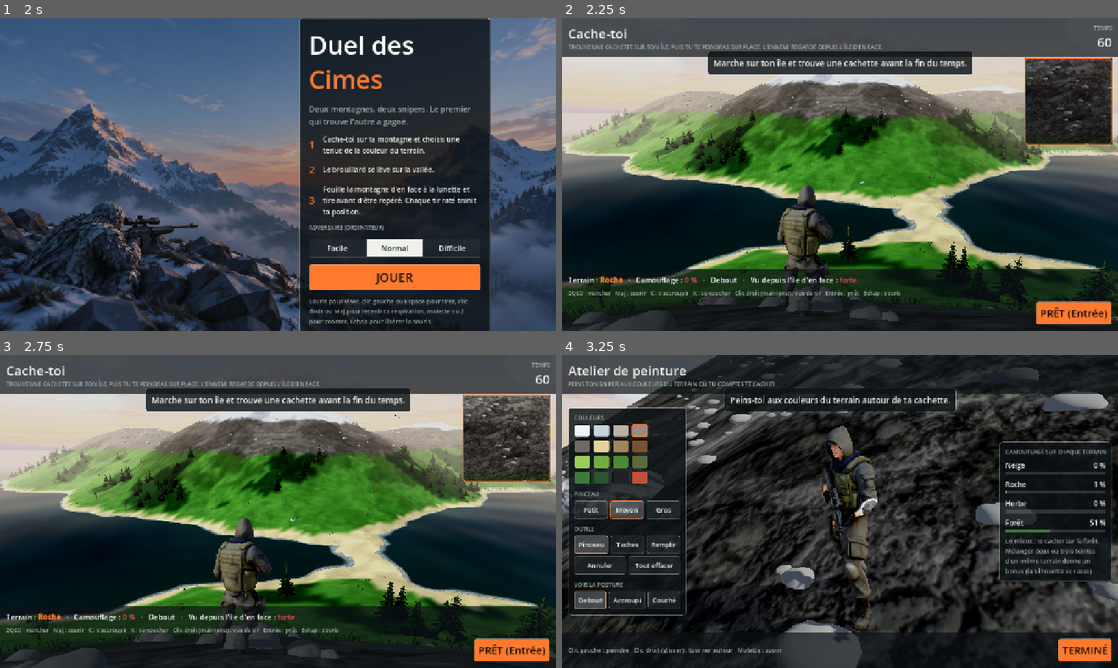
Above: before the commit, frames 1-4 (two rows, left to right).
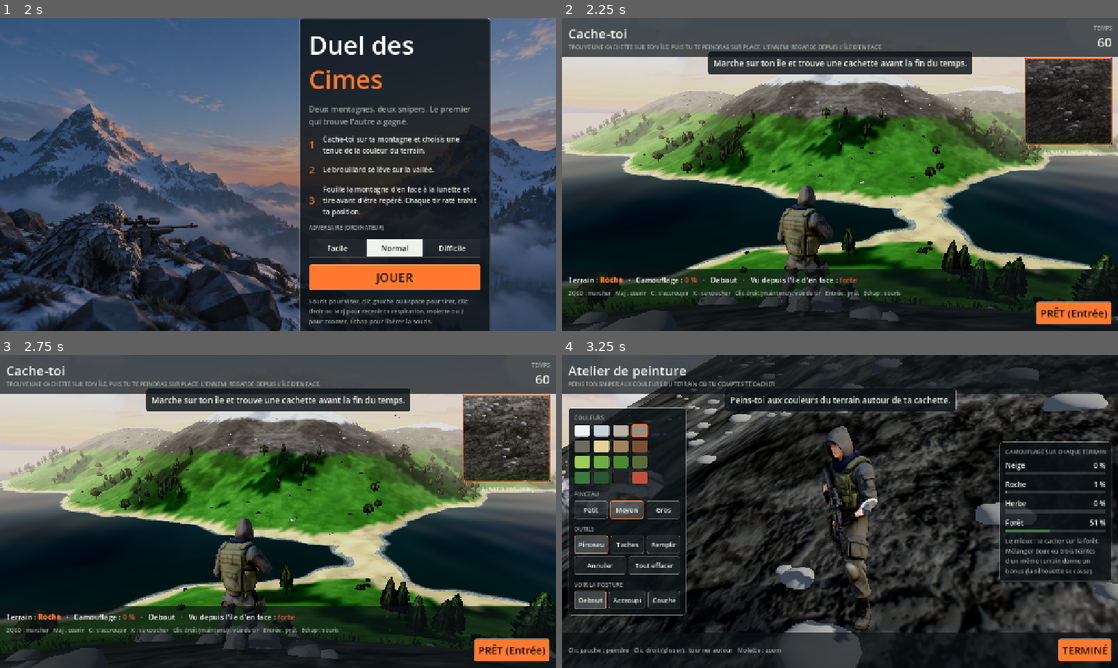
Above: after the commit, the same moments.

Repository: okidogestion-cmd/montaigneview
Game: Godot game, scene res://scenes/main.tscn
The game is run twice, just before and just after one commit, with the same random seed, the same clock (stepped at 60 frames per second) and the same inputs.
Inputs (mouse positions are in pixels of both pictures, inside the frame that each line leads up to):
- Up to frame 1 (2 s): click "Normal" at 0.5 s; click "Normal" at 1.25 s
- Up to frame 2 (2.25 s): click "JOUER" at 2 s
- Up to frame 3 (2.75 s): no input
- Up to frame 4 (3.25 s): tap Enter at 2.75 s; move the mouse to (867, 511) at 2.77 s; hold W from 2.78 s (still down); tap C at 2.85 s; click (867, 511) at 2.92 s; tap Space at 3.02 s

Frame 1 is identical in both runs. In frame 2, 2.4% of the frame differs, in the area x 1-100%, y 28-96%; in frame 3, 2.3%; in frame 4, nothing differs.

Commit message:
Arbres photo du « tree pack » : sapins, feuillus et buissons plus réalistes et plus légers
- art/arbres/ : 3 sapins, 2 feuillus, 2 buissons (tronc + cartes croisées), photos agrandies
  à 256 px aux contours adoucis, luminosité égalisée ; pack complet dans sources/tree_pack_1.1/
- world.gd : PACK_TREES, _pack_tree (normales en boule, bas plus sombre), _inst_mixed
- les anciens arbres dessinés par programme et leurs textures sont retirés

Co-Authored-By: Claude Opus 5.5 <noreply@anthropic.com>
Claude-Session: https://claude.ai/code/session_013pbjtdffyqQrrwE9QtYc6X

Diff:
--- a/game/scripts/vegetation.gd
+++ b/game/scripts/vegetation.gd
@@ -1,8 +1,6 @@
 extends RefCounted
-## Végétation façon jeux PS3 : arbres et buissons faits de cartes texturées (aiguilles, feuilles)
-## autour d'un tronc d'écorce. Les normales des cartes pointent hors de la couronne (« en boule »)
-## pour un éclairage doux, et la couleur de sommet assombrit le cœur et le bas (occlusion).
-## Chaque maillage a deux surfaces : 0 écorce, 1 feuillage (matériaux posés par world.gd).
+## Petite végétation en cartes texturées : touffes d'herbe et de fleurs (matériaux posés par world.gd).
+## Les arbres et buissons sont les modèles photo de art/arbres/ (world.gd → PACK_TREES).
 
 class Surf:
 	var v := PackedVector3Array()
@@ -32,127 +30,6 @@
 		mesh.add_surface_from_arrays(Mesh.PRIMITIVE_TRIANGLES, arrays)
 
 
-## Tronc conique, écorce répétée verticalement.
-static func _trunk(s: Surf, base: Vector3, top: Vector3, r0: float, r1: float, segs: int) -> void:
-	var axis := (top - base)
-	var up := axis.normalized()
-	var side := up.cross(Vector3.FORWARD if absf(up.dot(Vector3.FORWARD)) < 0.9 else Vector3.RIGHT).normalized()
-	var fwd := up.cross(side)
-	var length_m := axis.length()
-	var first := s.v.size()
-	for i in segs + 1:
-		var a := TAU * i / segs
-		var dir := side * cos(a) + fwd * sin(a)
-		s.vert(base + dir * r0, dir, Vector2(float(i) / segs * 2.0, 0.0), 0.55)
-		s.vert(top + dir * r1, dir, Vector2(float(i) / segs * 2.0, -length_m / 2.0), 1.0)
-	for i in segs:
-		var k := first + i * 2
-		s.quad(k, k + 1, k + 3, k + 2)
-
-
-## Épicéa (≈ 8,5 m) : un tronc et des étages de branches qui retombent, plus petits vers la pointe.
-static func spruce(seed: int) -> ArrayMesh:
-	var r := RandomNumberGenerator.new()
-	r.seed = seed
-	var H := 8.5
-	var bark := Surf.new()
-	var leaf := Surf.new()
-	_trunk(bark, Vector3.ZERO, Vector3(0, H, 0), 0.3, 0.04, 7)
-	var crown := Vector3(0, H * 0.42, 0)
-	var whorls := 13
-	for k in whorls:
-		var t := float(k) / (whorls - 1)
-		var y := 1.2 + t * (H - 1.5) + r.randf_range(-0.12, 0.12)
-		var L := lerpf(2.7, 0.5, pow(t, 0.85)) * r.randf_range(0.9, 1.1)
-		var count := 6 if t < 0.55 else (5 if t < 0.85 else 4)
-		var phase := r.randf() * TAU
-		for j in count:
-			var a := phase + TAU * j / count + r.randf_range(-0.25, 0.25)
-			var dir := Vector3(cos(a), 0, sin(a))
-			var droop := -0.32 - t * 0.12 + r.randf_range(-0.08, 0.08)
-			var root := Vector3(0, y, 0) + dir * 0.08
-			var tip := root + (dir * cos(droop) + Vector3.UP * sin(droop)) * L
-			var flat := Vector3(-dir.z, 0, dir.x) * L * 0.27
-			# Deux cartes par branche, inclinées en V autour de l'axe : la branche a du volume vu de près.
-			for tilt in [0.45, -0.45]:
-				var side := flat.rotated(dir, tilt)
-				var pts := [root - side * 0.35, root + side * 0.35, tip + side, tip - side]
-				var uvs := [Vector2(0, 0), Vector2(0, 1), Vector2(1, 1), Vector2(1, 0)]
-				var ids := []
-				for q in 4:
-					var p: Vector3 = pts[q]
-					var nrm := (p - crown).normalized().lerp(Vector3.UP, 0.35).normalized()
-					var shade := lerpf(0.55, 1.0, t) * (0.72 if q < 2 else 1.0)
-					ids.append(leaf.vert(p, nrm, uvs[q], shade))
-				leaf.quad(ids[0], ids[1], ids[2], ids[3])
-	# Pointe : deux cartes croisées verticales.
-	for a in [0.0, PI / 2]:
-		var dir := Vector3(cos(a), 0, sin(a)) * 0.35
-		var y0 := H - 1.4
-		var ids := []
-		for q in 4:
-			var p: Vector3 = [Vector3(0, y0, 0) - dir, Vector3(0, y0, 0) + dir, Vector3(0, H + 0.3, 0) + dir * 0.3, Vector3(0, H + 0.3, 0) - dir * 0.3][q]
-			ids.append(leaf.vert(p, (p - crown).normalized(), [Vector2(0, 0), Vector2(0, 1), Vector2(1, 1), Vector2(1, 0)][q], 1.0))
-		leaf.quad(ids[0], ids[1], ids[2], ids[3])
-	var mesh := ArrayMesh.new()
-	bark.add_to(mesh)
-	leaf.add_to(mesh)
-	return mesh
-
-
-## Bouquets de feuilles répartis dans un volume (couronne d'arbre ou buisson).
-static func _leaf_cloud(s: Surf, r: RandomNumberGenerator, center: Vector3, radii: Vector3, count: int, size: Vector2) -> void:
-	for i in count:
-		var dir := Vector3(r.randfn(), r.randfn() * 0.8, r.randfn()).normalized()
-		var p := center + dir * radii * r.randf_range(0.45, 1.0)
-		var outward := (p - center).normalized()
-		var u := outward.cross(Vector3.UP if absf(outward.y) < 0.95 else Vector3.RIGHT).normalized()
-		u = u.rotated(outward, r.randf() * TAU)
-		var w := outward.cross(u)
-		var sz := r.randf_range(size.x, size.y) / 2.0
-		var ids := []
-		var corners := [-u - w, u - w, u + w, -u + w]
-		var uvs := [Vector2(0, 0), Vector2(1, 0), Vector2(1, 1), Vector2(0, 1)]
-		for q in 4:
-			var cp: Vector3 = p + corners[q] * sz
-			var nrm := (cp - center).normalized().lerp(Vector3.UP, 0.25).normalized()
-			var depth := clampf((cp - center).length() / radii.length() * 1.6, 0.0, 1.0)
-			var shade := lerpf(0.5, 1.0, depth) * lerpf(0.75, 1.0, clampf((cp.y - center.y + radii.y) / (2.0 * radii.y), 0.0, 1.0))
-			ids.append(s.vert(cp, nrm, uvs[q], shade))
-		s.quad(ids[0], ids[1], ids[2], ids[3])
-
-
-## Feuillu (≈ 6 m) : tronc, trois grosses branches et une couronne de bouquets de feuilles.
-static func broadleaf(seed: int) -> ArrayMesh:
-	var r := RandomNumberGenerator.new()
-	r.seed = seed
-	var bark := Surf.new()
-	var leaf := Surf.new()
-	_trunk(bark, Vector3.ZERO, Vector3(0, 3.2, 0), 0.32, 0.2, 7)
-	for i in 3:
-		var a := TAU * i / 3.0 + r.randf()
-		_trunk(bark, Vector3(0, 2.9, 0), Vector3(cos(a) * 1.3, 4.8, sin(a) * 1.3), 0.17, 0.06, 5)
-	_leaf_cloud(leaf, r, Vector3(0, 5.0, 0), Vector3(2.5, 1.9, 2.5), 46, Vector2(1.6, 2.4))
-	var mesh := ArrayMesh.new()
-	bark.add_to(mesh)
-	leaf.add_to(mesh)
-	return mesh
-
-
-## Buisson (≈ 1,6 m) : seulement des feuilles, posé au sol.
-static func bush(seed: int) -> ArrayMesh:
-	var r := RandomNumberGenerator.new()
-	r.seed = seed
-	var bark := Surf.new()
-	var leaf := Surf.new()
-	_trunk(bark, Vector3.ZERO, Vector3(0, 0.5, 0), 0.08, 0.05, 4)
-	_leaf_cloud(leaf, r, Vector3(0, 0.75, 0), Vector3(1.35, 0.85, 1.35), 22, Vector2(1.0, 1.5))
-	var mesh := ArrayMesh.new()
-	bark.add_to(mesh)
-	leaf.add_to(mesh)
-	return mesh
-
-
 ## Touffe d'herbe (ou de fleurs) : trois cartes verticales croisées, la texture debout.
 static func tuft(width: float, height: float) -> ArrayMesh:
 	var s := Surf.new()
--- a/game/scripts/world.gd
+++ b/game/scripts/world.gd
@@ -44,9 +44,6 @@
 var _grass_fields: Array[MultiMeshInstance3D] = []
 var _outline: ShaderMaterial
 var _rock_mesh: Mesh
-var _bush_mesh: Mesh
-var _pine_mesh: Mesh
-var _round_tree_mesh: Mesh
 var _log_mesh: Mesh
 var _foliage_mats: Array[ShaderMaterial] = []   # feuillage et écorce : effacés près de la caméra
 var near_fade := 0.0                            # rayon actuel de cet effacement (m)
@@ -227,13 +224,12 @@
 	st.create_from(rmesh, 0)
 	st.generate_normals()
 	_rock_mesh = st.commit()
-	# Végétation réaliste (vegetation.gd) : cartes d'aiguilles et de feuilles autour d'un tronc d'écorce.
-	_pine_mesh = VEG.spruce(11)
-	_veg_materials(_pine_mesh, "vege_sapin.png", Color("#d8e4d0"), 0.12, 8.0, 0.25)
-	_round_tree_mesh = VEG.broadleaf(23)
-	_veg_materials(_round_tree_mesh, "vege_feuilles.png", Color.WHITE, 0.1, 6.0, 0.4)
-	_bush_mesh = VEG.bush(37)
-	_veg_materials(_bush_mesh, "vege_feuilles.png", Color("#c9d6b8"), 0.05, 1.5, 0.35)
+	# Arbres et buissons photo (art/arbres/) : plusieurs modèles par sorte, mélangés dans le décor.
+	for kind in PACK_TREES:
+		var meshes: Array[Mesh] = []
+		for t in PACK_TREES[kind]:
+			meshes.append(_pack_tree(t[0], t[1], t[2], t[3]))
+		_tree_meshes[kind] = meshes
 	var bark := Color("#7a5233")
 	# Bois flotté : un tronc couché, avec une branche cassée.
 	_log_mesh = _merge([
@@ -241,20 +237,61 @@
 		[_cyl(0.05, 0.08, 0.7, 5), Transform3D(Basis(Vector3.FORWARD, 0.6), Vector3(0.5, 0.35, 0)), Color("#a8937a")],
 	])
 
-## Matériaux d'un arbre (surface 0 : écorce, surface 1 : feuillage), réglés pour s'effacer près de la caméra.
-func _veg_materials(mesh: ArrayMesh, leaf_tex: String, tint: Color, wind: float, wind_height: float, translucency: float) -> void:
-	for i in 2:
-		var m := ShaderMaterial.new()
-		m.shader = FOLIAGE
-		m.set_shader_parameter("albedo_tex", load("res://art/" + ("vege_ecorce.jpg" if i == 0 else leaf_tex)))
-		m.set_shader_parameter("alpha_cut", 0.0 if i == 0 else 0.45)
-		m.set_shader_parameter("tint", Color.WHITE if i == 0 else tint)
-		m.set_shader_parameter("translucency", 0.0 if i == 0 else translucency)
-		m.set_shader_parameter("wind", wind)
-		m.set_shader_parameter("wind_height", wind_height)
-		m.set_shader_parameter("near_fade", near_fade)
-		mesh.surface_set_material(i, m)
-		_foliage_mats.append(m)
+## Arbres du « tree pack 1.1 » : un tronc et quatre cartes croisées avec la photo de l'arbre
+## (128 px d'origine, agrandie à 256 px aux contours adoucis).
+## [modèle, hauteur (m), vent, lumière qui traverse les feuilles]
+const PACK_TREES := {
+	"tree": [["tree07", 9.5, 0.12, 0.25], ["tree09", 9.0, 0.12, 0.25], ["tree12", 9.5, 0.12, 0.25]],
+	"round": [["tree19", 7.5, 0.1, 0.4], ["tree24", 7.5, 0.1, 0.4]],
+	"bush": [["bush02", 1.8, 0.05, 0.35], ["bush06", 1.7, 0.05, 0.35]],
+}
+var _tree_meshes := {}   # sorte → modèles
+
+## Un arbre du pack, mis à la hauteur voulue. Le feuillage reçoit des normales « en boule » (éclairage doux,
+## comme une vraie couronne) et s'assombrit vers le bas ; il s'efface près de la caméra comme le reste.
+func _pack_tree(name: String, height: float, wind: float, translucency: float) -> ArrayMesh:
+	var scene: Node = load("res://art/arbres/%s.fbx" % name).instantiate()
+	var src: MeshInstance3D = scene.find_children("*", "MeshInstance3D", true, false)[0]
+	var a: Array = src.mesh.surface_get_arrays(0)
+	scene.free()
+	var v: PackedVector3Array = a[Mesh.ARRAY_VERTEX]
+	var uv: PackedVector2Array = a[Mesh.ARRAY_TEX_UV]
+	var nrm: PackedVector3Array = a[Mesh.ARRAY_NORMAL]
+	var bush := name.begins_with("bush")
+	var top := 0.0
+	var low := INF
+	for i in v.size():
+		top = maxf(top, v[i].y)
+		if bush or uv[i].x > 0.25:   # le tronc est à gauche de l'image, le feuillage à droite
+			low = minf(low, v[i].y)
+	var k := height / top
+	var center := Vector3(0, (low + top) * 0.5 * k, 0)
+	var col := PackedColorArray()
+	col.resize(v.size())
+	for i in v.size():
+		v[i] *= k
+		if bush or uv[i].x > 0.25:
+			nrm[i] = (v[i] - center).normalized().lerp(Vector3.UP, 0.35).normalized()
+			col[i] = Color.WHITE * lerpf(0.65, 1.0, clampf((v[i].y - low * k) / ((top - low) * k), 0.0, 1.0))
+		else:
+			col[i] = Color.WHITE * 0.8
+	a[Mesh.ARRAY_VERTEX] = v
+	a[Mesh.ARRAY_NORMAL] = nrm
+	a[Mesh.ARRAY_COLOR] = col
+	a[Mesh.ARRAY_TANGENT] = null
+	var mesh := ArrayMesh.new()
+	mesh.add_surface_from_arrays(Mesh.PRIMITIVE_TRIANGLES, a)
+	var m := ShaderMaterial.new()
+	m.shader = FOLIAGE
+	m.set_shader_parameter("albedo_tex", load("res://art/arbres/%s.png" % name))
+	m.set_shader_parameter("alpha_cut", 0.5)
+	m.set_shader_parameter("translucency", translucency)
+	m.set_shader_parameter("wind", wind)
+	m.set_shader_parameter("wind_height", height)
+	m.set_shader_parameter("near_fade", near_fade)
+	mesh.surface_set_material(0, m)
+	_foliage_mats.append(m)
+	return mesh
 
 ## Rayon (m) autour de la caméra où arbres et buissons s'effacent : ils ne bouchent jamais la vue.
 func set_near_fade(r: float) -> void:
@@ -459,12 +496,12 @@
 			_part(g, _rock_mesh, toon(col, false, true, 0.0, 7.0, zone), Vector3(0, 0.35, 0), Vector3(1.8, 1, 1.5))
 			_box(body, Vector3(0, 0.35, 0), Vector3(3.2, 1.8, 2.7))
 		"herbe":
-			_part(g, _bush_mesh, null, Vector3.ZERO, Vector3(1.4, 1, 1.3))
+			_part(g, _tree_meshes["bush"][0], null, Vector3.ZERO, Vector3(1.8, 1.0, 1.7))
 			body.set_meta("foliage", true)
 			_box(body, Vector3(0.2, 0.6, 0), Vector3(3.2, 1.8, 2.6))
 		_:
-			_part(g, _pine_mesh, null, Vector3(-1.6, 0, -0.6), Vector3(0.9, 0.95, 0.9))
-			_part(g, _bush_mesh, null, Vector3.ZERO, Vector3(1.3, 0.95, 1.2))
+			_part(g, _tree_meshes["tree"][0], null, Vector3(-1.6, 0, -0.6), Vector3(0.9, 0.85, 0.9))
+			_part(g, _tree_meshes["bush"][1], null, Vector3.ZERO, Vector3(1.7, 0.95, 1.6))
 			body.set_meta("foliage", true)
 			_box(body, Vector3(0, 0.6, 0), Vector3(2.8, 1.8, 2.4))
 			var cs := CollisionShape3D.new()
@@ -560,13 +597,24 @@
 	var leafy := StaticBody3D.new()   # arbres et buissons : traversés par les balles quand ils sont effacés
 	leafy.set_meta("foliage", true)
 	add_child(leafy)
-	_inst(_pine_mesh, null, pines, leafy, "tree")
-	_inst(_round_tree_mesh, null, rounds, leafy, "round")
+	_inst_mixed("tree", pines, leafy)
+	_inst_mixed("round", rounds, leafy)
 	_inst(_rock_mesh, toon(Color("#86837c"), false, true, 0.0, 7.0, "roche"), rocks[0], body, "rock")
 	_inst(_rock_mesh, toon(Color("#e3eaf2"), false, true, 0.0, 7.0, "neige"), rocks[1], body, "rock")
-	_inst(_bush_mesh, null, bushes, leafy, "bush")
+	_inst_mixed("bush", bushes, leafy)
 	_inst(_rock_mesh, toon(Color("#b8ad98"), false, false, 0.0, 7.0, "roche"), beach[0], body, "pebble")
 	_inst(_log_mesh, toon(Color.WHITE, true, true), beach[1], body, "log")
+
+## Répartit les arbres d'une sorte entre ses modèles (choix fixé par la position).
+func _inst_mixed(kind: String, list: Array, body: StaticBody3D) -> void:
+	var meshes: Array = _tree_meshes[kind]
+	var parts := []
+	for m in meshes:
+		parts.append([])
+	for p in list:
+		parts[mini(int(hash2(p[0] * 0.37, p[2] * 0.37) * meshes.size()), meshes.size() - 1)].append(p)
+	for i in meshes.size():
+		_inst(meshes[i], null, parts[i], body, kind)
 
 func _multimesh(mesh: Mesh, m: Material, xforms: Array) -> MultiMeshInstance3D:
 	var mm := MultiMesh.new()
Binary file added: game/art/arbres/bush02.fbx
Not shown, added: game/art/arbres/bush02.fbx.import
Binary file added: game/art/arbres/bush02.png
Not shown, added: game/art/arbres/bush02.png.import
Binary file added: game/art/arbres/bush06.fbx
Not shown, added: game/art/arbres/bush06.fbx.import
Binary file added: game/art/arbres/bush06.png
Not shown, added: game/art/arbres/bush06.png.import
Binary file added: game/art/arbres/tree07.fbx
Not shown, added: game/art/arbres/tree07.fbx.import
Binary file added: game/art/arbres/tree07.png
Not shown, added: game/art/arbres/tree07.png.import
(and 113 more such lines)
